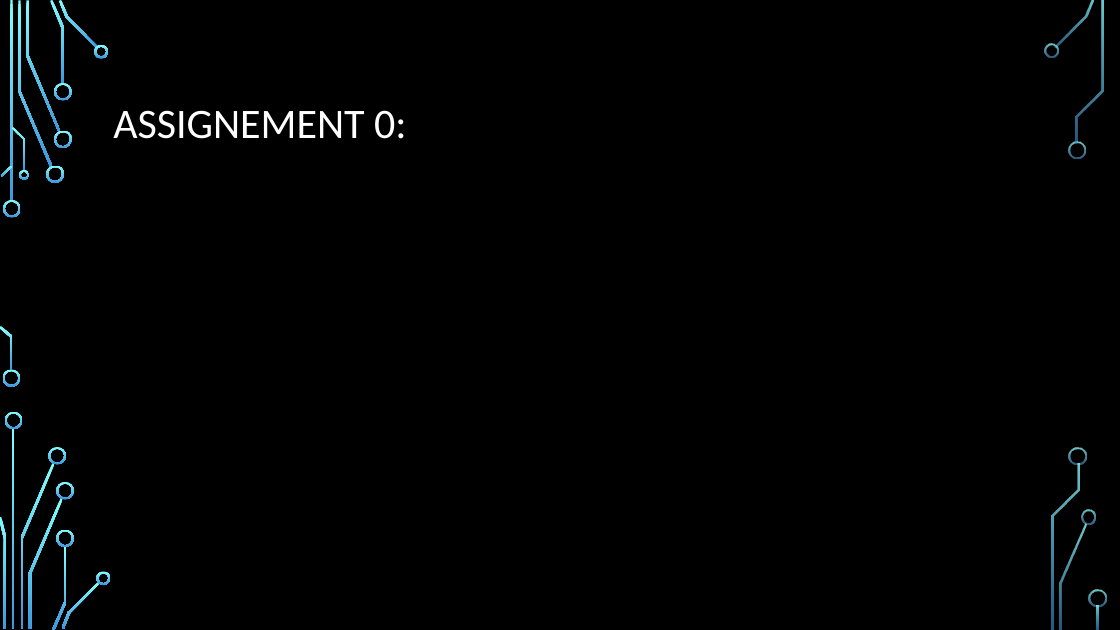
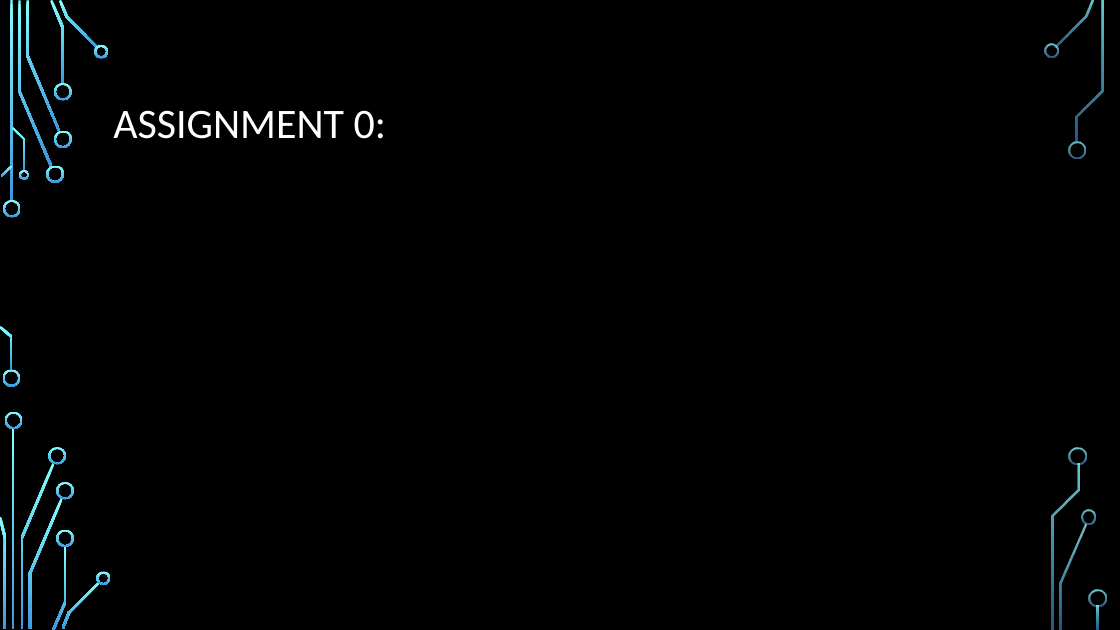
Before and after one commit to h-holm/mllabs, a slide deck: slide 2 of DecTree_PP.pptx. Drawn at 1120x630 pixels with LibreOffice and Linux fonts; fonts in the diff are those of the drawing; grey boxes stand for pictures; background and template pictures are left out. Boxes give left, top, right and bottom in pixels: in the first picture for what was removed or moved away, otherwise in the second. Text is boxed around its words. In the diff, an @@ line names an element or a change of style, - is before the commit and + after.

```diff
--- a/DecTree_PP.pptx
+++ b/DecTree_PP.pptx
@@ title at bbox=[113, 110, 386, 139]: text changed @@
-ASSIGNEMENT 0:
+ASSIGNMENT 0:
```
Also in this commit, not shown: 6 other slides changed, 2 other files.
